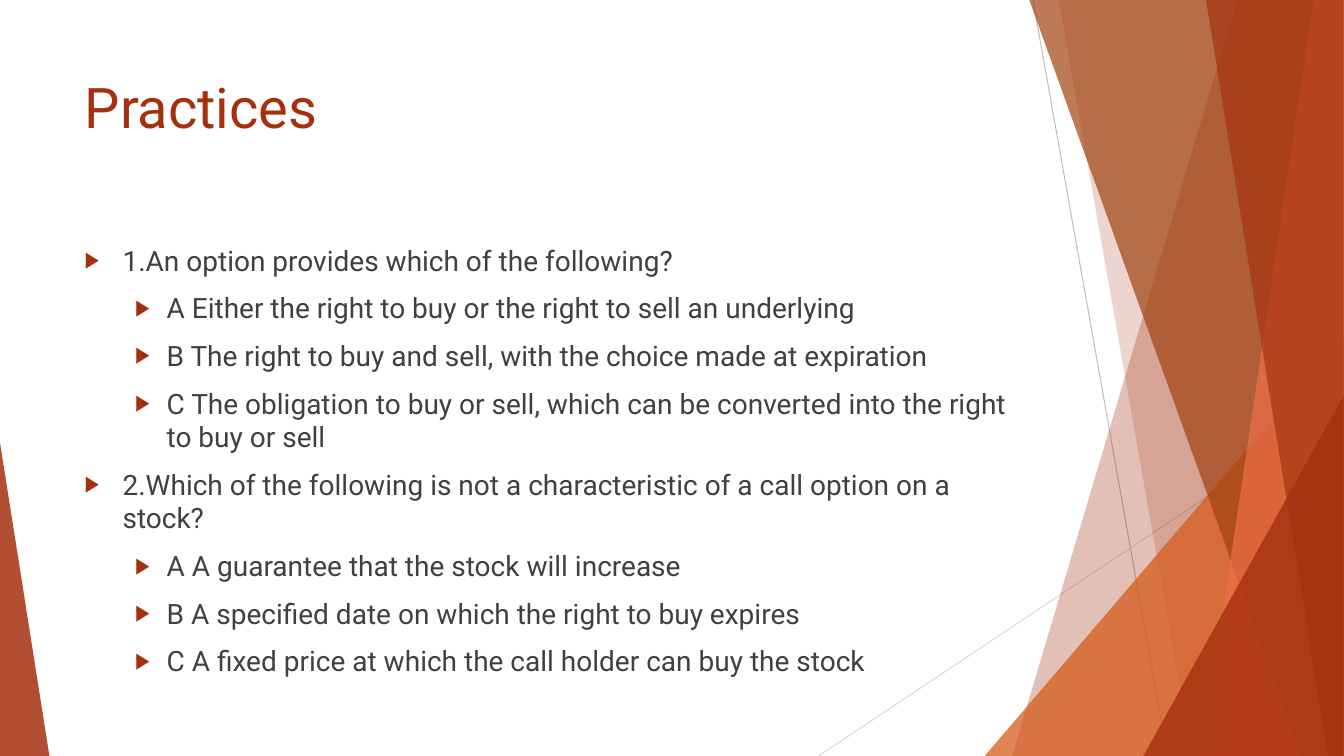
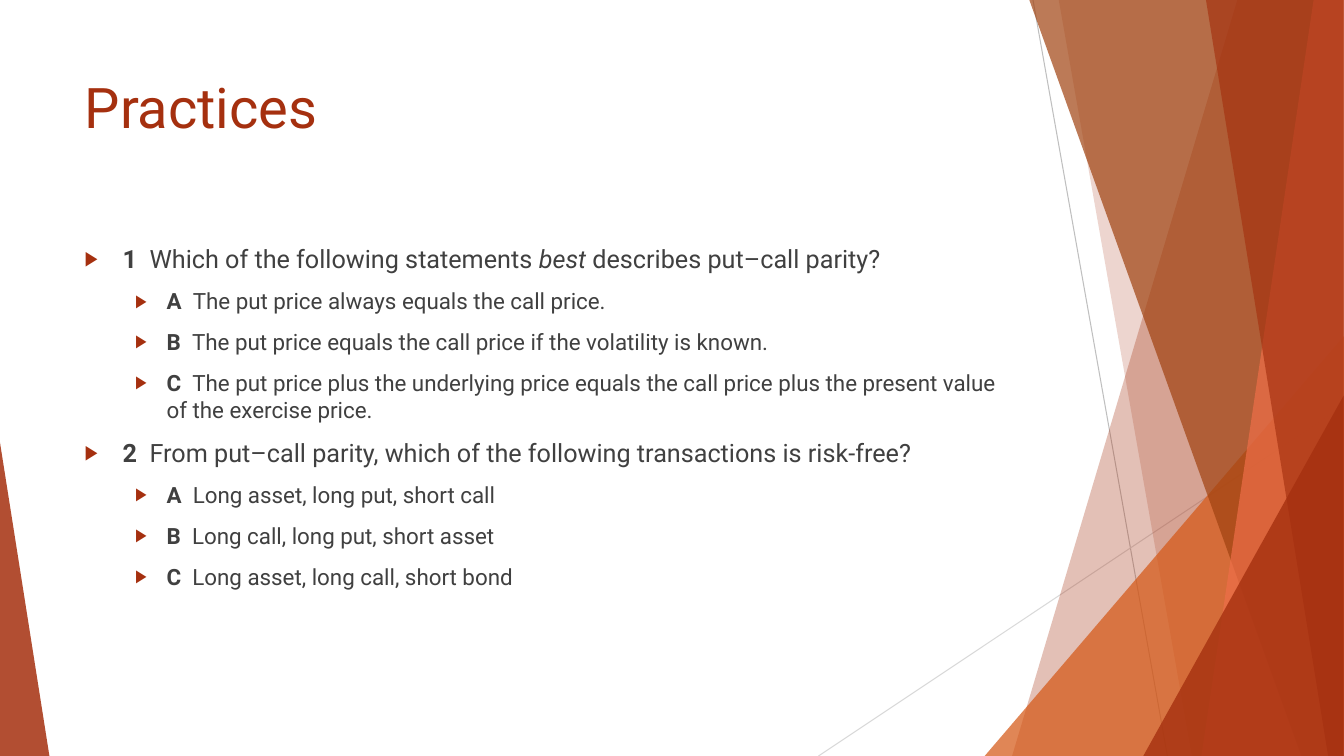
Before and after one commit to Isco0530/data, a slide deck: slide 45 of Reading 46.pptx. Drawn at 1344x756 pixels with LibreOffice and Linux fonts; fonts in the diff are those of the drawing. Boxes give left, top, right and bottom in pixels: in the first picture for what was removed or moved away, otherwise in the second. Text is boxed around its words. In the diff, an @@ line names an element or a change of style, - is before the commit and + after.

```diff
--- a/Reading 46.pptx
+++ b/Reading 46.pptx
@@ text at [123,249,995,590]: text changed; size 20 to 16 pt @@
-▶ 1.An option provides which of the following?
-  ▶ A Either the right to buy or the right to sell an underlying
-  ▶ B The right to buy and sell, with the choice made at expiration
-  ▶ C The obligation to buy or sell, which can be converted into the right to buy or sell
-▶ 2.Which of the following is not a characteristic of a call option on a stock?
-  ▶ A A guarantee that the stock will increase
-  ▶ B A specified date on which the right to buy expires
-  ▶ C A fixed price at which the call holder can buy the stock
+▶ 1 Which of the following statements best describes put–call parity?
+  ▶ A The put price always equals the call price.
+  ▶ B The put price equals the call price if the volatility is known.
+  ▶ C The put price plus the underlying price equals the call price plus the present value of the exercise price.
+▶ 2 From put–call parity, which of the following transactions is risk-free?
+  ▶ A Long asset, long put, short call
+  ▶ B Long call, long put, short asset
+  ▶ C Long asset, long call, short bond
```
Also in this commit, not shown: 11 other slides changed, 3 slides added, 14 slides removed.
